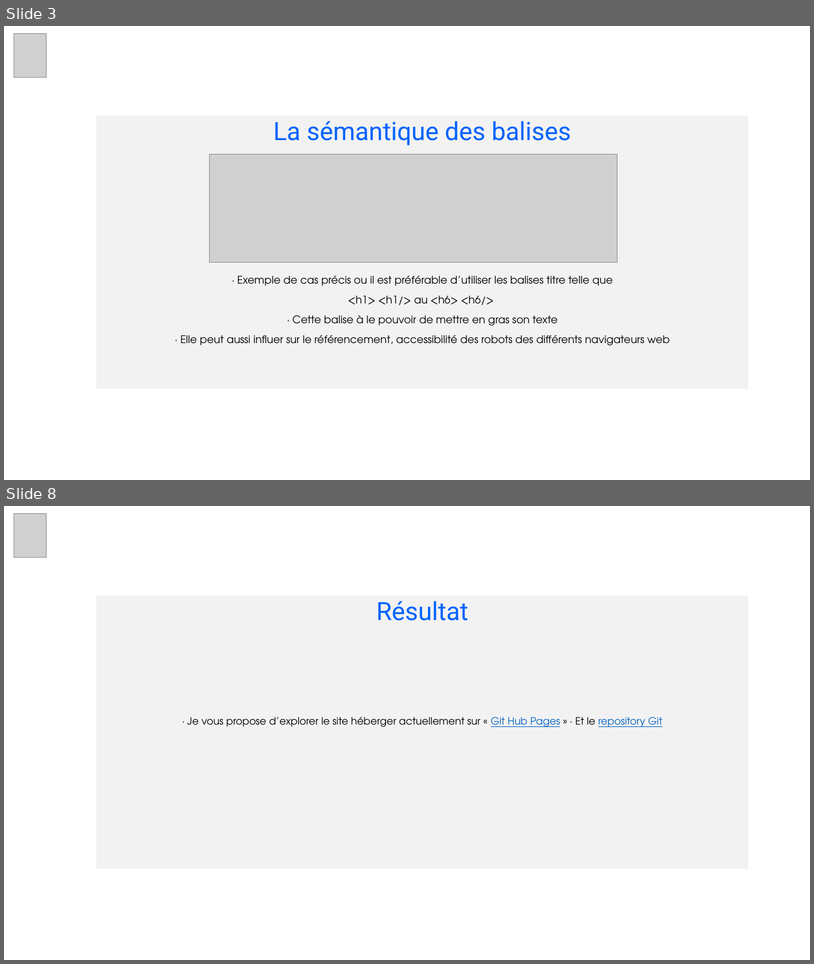
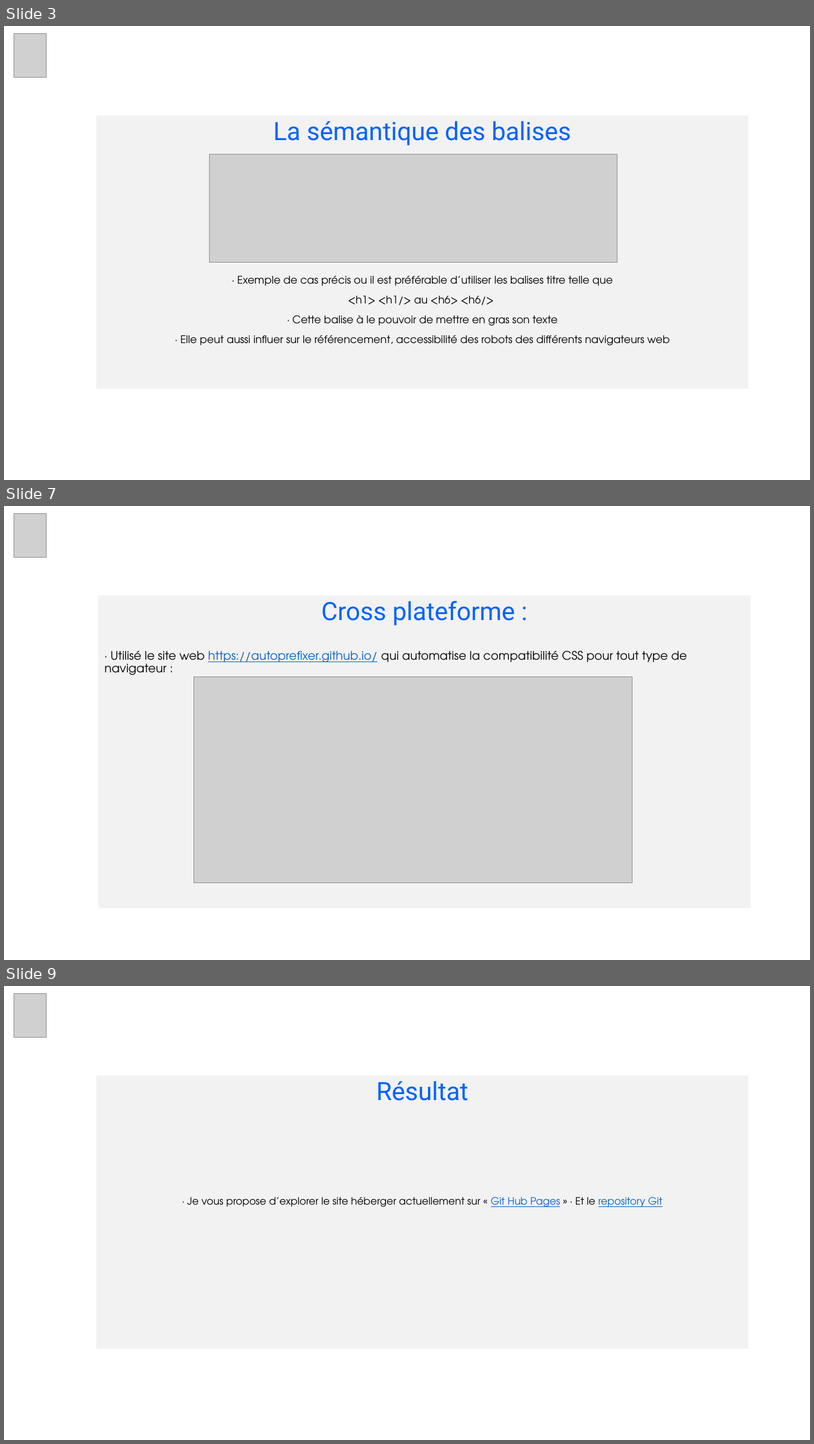
Before and after one commit to Lyss74/DercourtSulyvan_2_22102020, a slide deck: Presentation_Reservia_2_22102020.pptx. Shown one above the other, each under a label of ours: slides 3 and 8 before the commit, slides 3, 7 and 9 after it; the slides between them are not shown. The pictures are 814x964 and 814x1444 pixels, drawn with LibreOffice and Linux fonts; fonts in the diff are those of the drawing; grey boxes stand for pictures. Boxes give left, top, right and bottom in pixels: in the first picture for what was removed or moved away, otherwise in the second. Text is boxed around its words. In the diff, an @@ line names an element or a change of style, - is before the commit and + after.

```diff
--- a/Presentation_Reservia_2_22102020.pptx
+++ b/Presentation_Reservia_2_22102020.pptx
@@ slide 7 added at (4, 506, 810, 960), background #FFFFFF @@
@@ picture added at (14, 513, 47, 558) @@
@@ subtitle added at (98, 595, 751, 908), fill #F2F2F2, 14 pt, text #000000 @@
+Cross plateforme :
+· Utilisé le site web https://autoprefixer.github.io/ qui automatise la compatibilité CSS pour tout type de navigateur :
@@ picture added at (194, 676, 633, 882) @@
@@ what was slide 8 is now slide 9 @@
```
Also in this commit, not shown: 2 slides changed, 3 other slides added, 3 slides removed.
